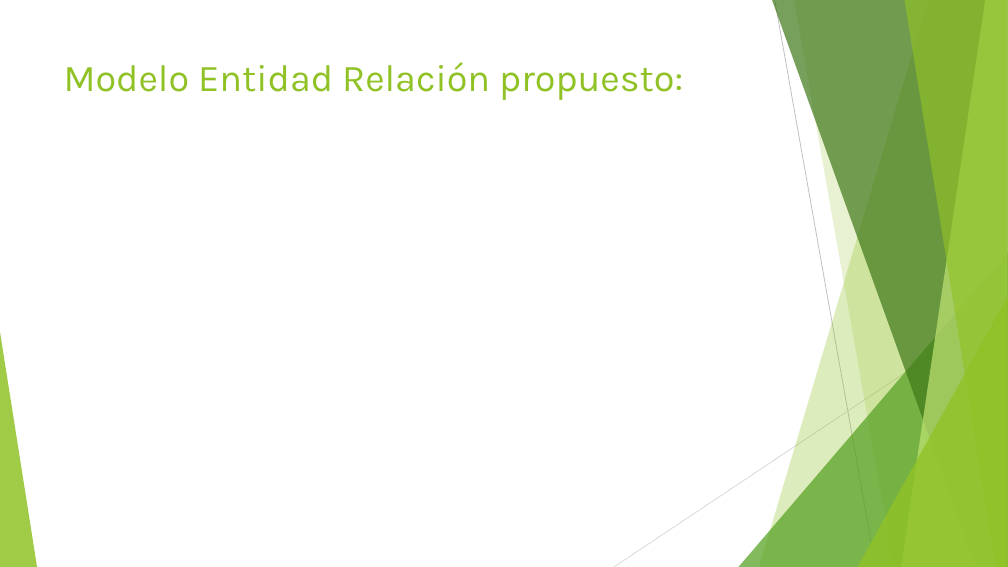
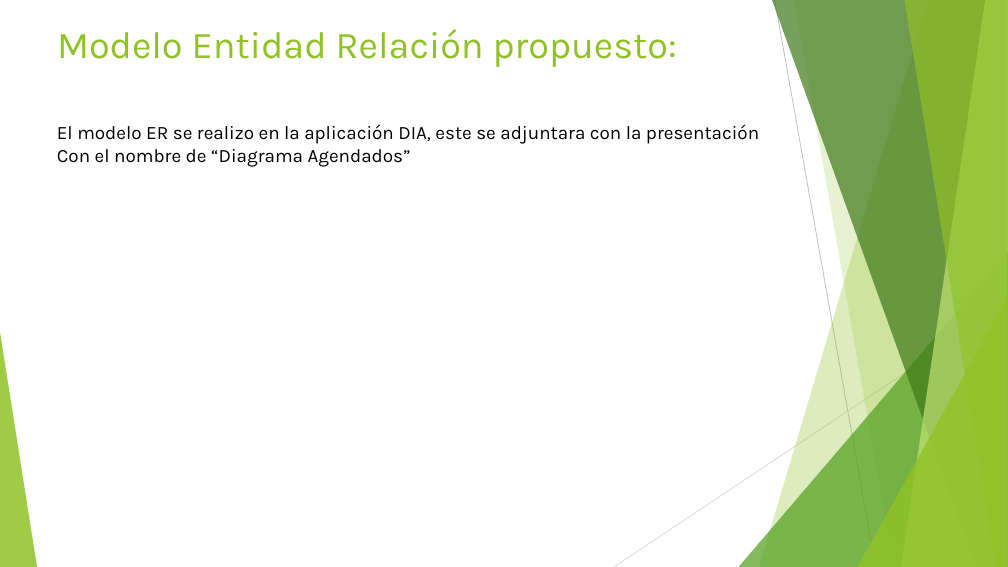
Before and after one commit to Storm-engine/Agendados2, a slide deck: slide 7 of presentacion/Agendados.pptx. Drawn at 1008x567 pixels with LibreOffice and Linux fonts; fonts in the diff are those of the drawing. Boxes give left, top, right and bottom in pixels: in the first picture for what was removed or moved away, otherwise in the second. Text is boxed around its words. In the diff, an @@ line names an element or a change of style, - is before the commit and + after.

```diff
--- a/presentacion/Agendados.pptx
+++ b/presentacion/Agendados.pptx
@@ title "Modelo Entidad Relación propuesto:": place and size @@
-title "Modelo Entidad Relación propuesto:" at [64,62,683,100]
+title "Modelo Entidad Relación propuesto:" at [57,29,677,67]
@@ text added at [57,124,759,167], 18 pt, text #000000 @@
+El modelo ER se realizo en la aplicación DIA, este se adjuntara con la presentación
+Con el nombre de “Diagrama Agendados”
```
Also in this commit, not shown: 2 other slides changed, 1 other file.
